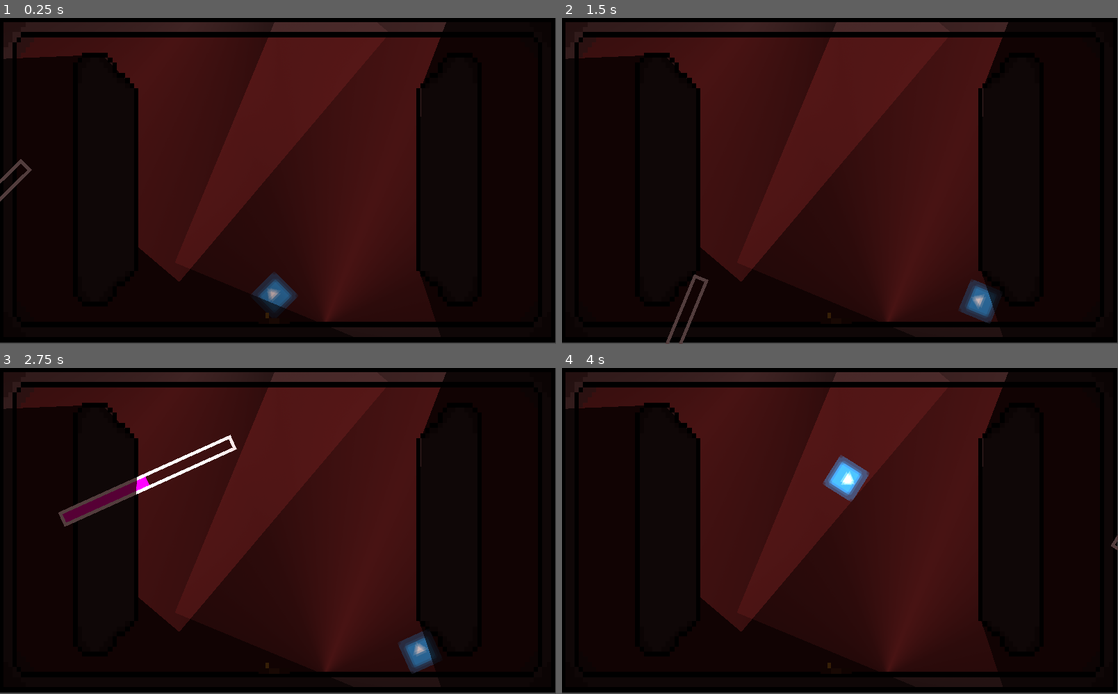
Above: before the commit, frames 1-4 (two rows, left to right).
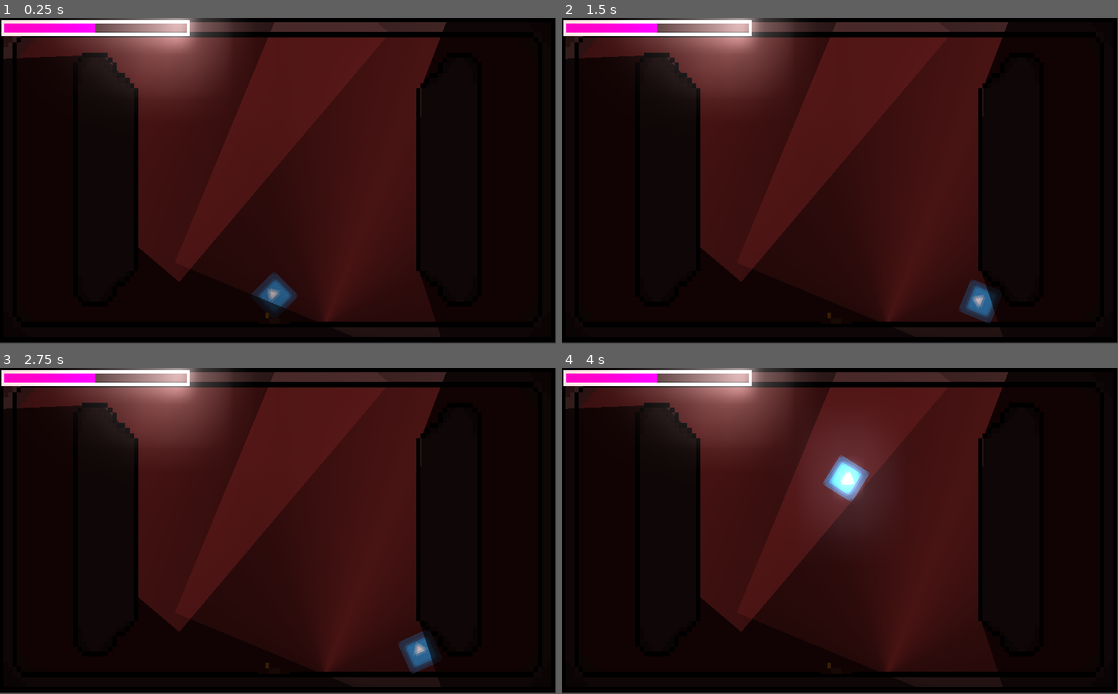
Above: after the commit, the same moments.

Repository: CalvinCoakley/gamejam2
Game: Godot game, scene res://boss.tscn
Two runs of this game, one before a commit and one after it. Both use one fixed random seed, a clock stepped at 60 frames per second and the inputs below. Before the commit the project has no main scene; this scene is started directly in both runs. The engine's default icon, where the game draws it, is replaced by a stand-in: a white triangle on a blue panel in a dark square.
Inputs (mouse positions are in pixels of both pictures, inside the frame that each line leads up to):
- Up to frame 1 (0.25 s): no input
- Up to frame 2 (1.5 s): tap Enter at 0.5 s; move the mouse to (962, 164) at 0.52 s; hold D (right) 0.53-1.28 s; click (962, 164) at 0.67 s; move the mouse to (728, 197) at 1.27 s; hold S (down) from 1.28 s (still down)
- Up to frame 3 (2.75 s): tap Space at 2 s; move the mouse to (333, 459) at 2.02 s; release S (down) at 2.03 s; hold D (right) from 2.03 s (still down)
- Up to frame 4 (4 s): tap Enter at 2.75 s; move the mouse to (812, 596) at 2.77 s; release D (right) at 2.78 s; hold W (up) 2.78-3.53 s; click (812, 596) at 2.92 s; move the mouse to (1006, 579) at 3.52 s; hold A (left) from 3.53 s (still down)

The runs differ from the first frame. In frame 1, 5.8% of the frame differs, in the area x 0-42%, y 0-57%; in frame 2, 6.0%; in frame 3, 6.9%; in frame 4, 7.1%, in the area x 0-100%, y 0-56%.

Commit message:
room updates

Diff:
--- a/blue.tscn
+++ b/blue.tscn
@@ -1,14 +1,10 @@
-[gd_scene load_steps=12 format=2]
+[gd_scene load_steps=11 format=2]
 
 [ext_resource path="res://biggest_door_please_i_beg_you_help_im_locked_in_lottaaxols_basement.png" type="Texture" id=1]
 [ext_resource path="res://scence.gd" type="Script" id=2]
 [ext_resource path="res://Player.tscn" type="PackedScene" id=3]
 [ext_resource path="res://starting_room.png" type="Texture" id=4]
 [ext_resource path="res://theme.tres" type="Theme" id=5]
-[ext_resource path="res://light.png" type="Texture" id=6]
-
-[sub_resource type="RectangleShape2D" id=1]
-extents = Vector2( 14.5, 61.5 )
 
 [sub_resource type="StyleBoxFlat" id=4]
 bg_color = Color( 0.956863, 0.0431373, 0.8, 1 )
@@ -26,6 +22,9 @@
 border_width_bottom = 6
 border_color = Color( 0.996078, 0.988235, 0.988235, 1 )
 
+[sub_resource type="RectangleShape2D" id=1]
+extents = Vector2( 14.5, 61.5 )
+
 [sub_resource type="RectangleShape2D" id=2]
 extents = Vector2( 28, 296.5 )
 
@@ -39,6 +38,18 @@
 position = Vector2( 513.5, 300.5 )
 scale = Vector2( 16.0156, 9.32813 )
 texture = ExtResource( 4 )
+
+[node name="ProgressBar" type="ProgressBar" parent="."]
+margin_left = 3.0
+margin_top = 5.0
+margin_right = 351.0
+margin_bottom = 34.0
+theme = ExtResource( 5 )
+custom_colors/font_color = Color( 0.0431373, 0.764706, 0.956863, 1 )
+custom_styles/fg = SubResource( 4 )
+custom_styles/bg = SubResource( 5 )
+value = 50.0
+percent_visible = false
 
 [node name="StaticBody2D" type="Area2D" parent="."]
 position = Vector2( 948, 301 )
@@ -59,18 +70,6 @@
 
 [node name="Player" parent="." instance=ExtResource( 3 )]
 position = Vector2( 418, 276 )
-
-[node name="ProgressBar" type="ProgressBar" parent="Player"]
-margin_left = -415.0
-margin_top = -271.0
-margin_right = -67.0
-margin_bottom = -242.0
-theme = ExtResource( 5 )
-custom_colors/font_color = Color( 0.0431373, 0.764706, 0.956863, 1 )
-custom_styles/fg = SubResource( 4 )
-custom_styles/bg = SubResource( 5 )
-value = 50.0
-percent_visible = false
 
 [node name="StaticBody2D2" type="StaticBody2D" parent="."]
 
@@ -96,10 +95,5 @@
 position = Vector2( 513, 580 )
 shape = SubResource( 3 )
 
-[node name="Light2D" type="Light2D" parent="."]
-position = Vector2( 261, 345 )
-rotation = -2.37392
-texture = ExtResource( 6 )
-
 [connection signal="area_entered" from="StaticBody2D" to="." method="_on_StaticBody2D_area_entered"]
 [connection signal="body_entered" from="StaticBody2D" to="." method="_on_StaticBody2D_body_entered"]
--- a/boss - Copy.tscn
+++ /dev/null
@@ -1,117 +0,0 @@
-[gd_scene load_steps=12 format=2]
-
-[ext_resource path="res://Player.tscn" type="PackedScene" id=1]
-[ext_resource path="res://biggest_door_please_i_beg_you_help_im_locked_in_lottaaxols_basement.png" type="Texture" id=2]
-[ext_resource path="res://boss_room.png" type="Texture" id=3]
-[ext_resource path="res://theme.tres" type="Theme" id=4]
-
-[sub_resource type="StyleBoxFlat" id=7]
-bg_color = Color( 0.956863, 0.0431373, 0.8, 1 )
-border_width_left = 6
-border_width_top = 6
-border_width_right = 6
-border_width_bottom = 6
-border_color = Color( 0.8, 0.8, 0.8, 0 )
-
-[sub_resource type="StyleBoxFlat" id=8]
-bg_color = Color( 0.6, 0.6, 0.619608, 0 )
-border_width_left = 6
-border_width_top = 6
-border_width_right = 6
-border_width_bottom = 6
-border_color = Color( 0.996078, 0.988235, 0.988235, 1 )
-
-[sub_resource type="RectangleShape2D" id=2]
-extents = Vector2( 6, 28.75 )
-
-[sub_resource type="RectangleShape2D" id=3]
-extents = Vector2( 509.5, 17.5 )
-
-[sub_resource type="RectangleShape2D" id=4]
-extents = Vector2( 14.5, 276.5 )
-
-[sub_resource type="RectangleShape2D" id=5]
-extents = Vector2( 14.5, 276.5 )
-
-[sub_resource type="RectangleShape2D" id=6]
-extents = Vector2( 509.5, 17.5 )
-
-[node name="Node2D" type="Node2D"]
-
-[node name="BossRoom" type="Sprite" parent="."]
-position = Vector2( 511, 297.5 )
-scale = Vector2( 8, 9.35938 )
-texture = ExtResource( 3 )
-
-[node name="Player" parent="." instance=ExtResource( 1 )]
-position = Vector2( 505, 511 )
-
-[node name="ProgressBar" type="ProgressBar" parent="Player"]
-margin_left = -503.0
-margin_top = -507.0
-margin_right = -155.0
-margin_bottom = -478.0
-theme = ExtResource( 4 )
-custom_colors/font_color = Color( 0.0431373, 0.764706, 0.956863, 1 )
-custom_styles/fg = SubResource( 7 )
-custom_styles/bg = SubResource( 8 )
-value = 50.0
-percent_visible = false
-
-[node name="StaticBody2D2" type="Area2D" parent="."]
-position = Vector2( 1124, 1902 )
-__meta__ = {
-"_edit_group_": true
-}
-
-[node name="Sprite" type="Sprite" parent="StaticBody2D2"]
-modulate = Color( 0.976471, 0.988235, 0.988235, 1 )
-position = Vector2( -619, -1349 )
-rotation = -1.5708
-scale = Vector2( 0.476191, 0.311828 )
-texture = ExtResource( 2 )
-
-[node name="CollisionShape2D" type="CollisionShape2D" parent="StaticBody2D2"]
-position = Vector2( -619, -1345 )
-rotation = 1.5708
-shape = SubResource( 2 )
-
-[node name="StaticBody2D4" type="StaticBody2D" parent="."]
-position = Vector2( 1, 0 )
-
-[node name="CollisionShape2D" type="CollisionShape2D" parent="StaticBody2D4"]
-position = Vector2( 510, 580.5 )
-shape = SubResource( 3 )
-
-[node name="StaticBody2D5" type="StaticBody2D" parent="."]
-
-[node name="CollisionShape2D" type="CollisionShape2D" parent="StaticBody2D5"]
-position = Vector2( 15.5, 292.5 )
-shape = SubResource( 4 )
-
-[node name="StaticBody2D6" type="StaticBody2D" parent="."]
-
-[node name="CollisionShape2D" type="CollisionShape2D" parent="StaticBody2D6"]
-position = Vector2( 1007, 296 )
-shape = SubResource( 5 )
-
-[node name="StaticBody2D3" type="StaticBody2D" parent="."]
-position = Vector2( 1, 0 )
-
-[node name="CollisionShape2D" type="CollisionShape2D" parent="StaticBody2D3"]
-position = Vector2( 510.5, 16 )
-shape = SubResource( 6 )
-
-[node name="StaticBody2D" type="StaticBody2D" parent="."]
-position = Vector2( 144, 88 )
-
-[node name="CollisionPolygon2D" type="CollisionPolygon2D" parent="StaticBody2D"]
-polygon = PoolVector2Array( -1, 2, -5, 419, 14, 437, 46, 440, 105, 378, 107, 49, 47, -18, 8, -20 )
-
-[node name="StaticBody2D7" type="StaticBody2D" parent="."]
-position = Vector2( 144, 88 )
-
-[node name="CollisionPolygon2D" type="CollisionPolygon2D" parent="StaticBody2D7"]
-position = Vector2( 734, 419 )
-rotation = 3.14159
-polygon = PoolVector2Array( -1, 2, -5, 419, 14, 437, 46, 440, 105, 378, 107, 49, 47, -18, 8, -20 )
--- a/boss.tscn
+++ b/boss.tscn
@@ -6,8 +6,6 @@
 [ext_resource path="res://theme.tres" type="Theme" id=4]
 [ext_resource path="res://light.png" type="Texture" id=5]
 [ext_resource path="res://scence.gd" type="Script" id=6]
-[ext_resource path="res://envi.tscn" type="PackedScene" id=7]
-[ext_resource path="res://BossRoom.gd" type="Script" id=8]
 
 [sub_resource type="StyleBoxFlat" id=7]
 bg_color = Color( 0.956863, 0.0431373, 0.8, 1 )
@@ -46,30 +44,42 @@
 [sub_resource type="OccluderPolygon2D" id=10]
 polygon = PoolVector2Array( -30.2379, 250.722, -57.2504, 258.68, -80.3905, 249.875, -236.705, -139.985, -235.289, -160.06, -201.496, -175.161, -117.248, -136.491, 4.42285, 172.469 )
 
+[sub_resource type="Environment" id=11]
+background_mode = 4
+background_energy = 3.33
+ambient_light_color = Color( 0.780392, 1, 0, 1 )
+ambient_light_energy = 2.31
+ssao_enabled = true
+ssao_radius = 13.3
+glow_enabled = true
+glow_intensity = 2.18
+glow_blend_mode = 0
+adjustment_enabled = true
+adjustment_saturation = 1.31
+
 [node name="Node2D" type="Node2D"]
 script = ExtResource( 6 )
-entrance_pos = Vector2( 1124, 1902 )
+entrance_pos = Vector2( -620, -1350 )
 
 [node name="BossRoom" type="Sprite" parent="."]
 position = Vector2( 511, 297.5 )
 scale = Vector2( 8, 9.35938 )
 texture = ExtResource( 3 )
-script = ExtResource( 8 )
 
-[node name="Player" parent="." instance=ExtResource( 1 )]
-position = Vector2( 505, 511 )
-
-[node name="ProgressBar" type="ProgressBar" parent="Player"]
-margin_left = -503.0
-margin_top = -507.0
-margin_right = -155.0
-margin_bottom = -478.0
+[node name="ProgressBar" type="ProgressBar" parent="."]
+margin_left = 2.0
+margin_top = 4.0
+margin_right = 350.0
+margin_bottom = 33.0
 theme = ExtResource( 4 )
 custom_colors/font_color = Color( 0.0431373, 0.764706, 0.956863, 1 )
 custom_styles/fg = SubResource( 7 )
 custom_styles/bg = SubResource( 8 )
 value = 50.0
 percent_visible = false
+
+[node name="Player" parent="." instance=ExtResource( 1 )]
+position = Vector2( 505, 511 )
 
 [node name="StaticBody2D2" type="Area2D" parent="."]
 position = Vector2( 1124, 1902 )
@@ -151,4 +161,8 @@
 rotation = 3.14159
 polygon = PoolVector2Array( -1, 2, -5, 419, 14, 437, 46, 440, 105, 378, 107, 49, 47, -18, 8, -20 )
 
-[node name="WorldEnvironment" parent="." instance=ExtResource( 7 )]
+[node name="WorldEnvironment" type="WorldEnvironment" parent="."]
+environment = SubResource( 11 )
+
+[node name="CanvasModulate" type="CanvasModulate" parent="WorldEnvironment"]
+color = Color( 0.313726, 0.25098, 0.25098, 1 )
--- a/chest.tscn
+++ b/chest.tscn
@@ -4,7 +4,7 @@
 [ext_resource path="res://starting_room.png" type="Texture" id=2]
 [ext_resource path="res://biggest_door_please_i_beg_you_help_im_locked_in_lottaaxols_basement.png" type="Texture" id=3]
 [ext_resource path="res://theme.tres" type="Theme" id=4]
-[ext_resource path="res://light.png" type="Texture" id=5]
+[ext_resource path="res://scence.gd" type="Script" id=5]
 
 [sub_resource type="StyleBoxFlat" id=5]
 bg_color = Color( 0.956863, 0.0431373, 0.8, 1 )
@@ -35,26 +35,27 @@
 extents = Vector2( 510.5, 14.5 )
 
 [node name="Node2D" type="Node2D"]
+script = ExtResource( 5 )
 
 [node name="Sprite" type="Sprite" parent="."]
 position = Vector2( 513.5, 300.5 )
 scale = Vector2( 16.0156, 9.32813 )
 texture = ExtResource( 2 )
 
-[node name="Player" parent="." instance=ExtResource( 1 )]
-position = Vector2( 418, 276 )
-
-[node name="ProgressBar" type="ProgressBar" parent="Player"]
-margin_left = -412.0
-margin_top = -271.0
-margin_right = -64.0
-margin_bottom = -242.0
+[node name="ProgressBar" type="ProgressBar" parent="."]
+margin_left = 6.0
+margin_top = 5.0
+margin_right = 354.0
+margin_bottom = 34.0
 theme = ExtResource( 4 )
 custom_colors/font_color = Color( 0.0431373, 0.764706, 0.956863, 1 )
 custom_styles/fg = SubResource( 5 )
 custom_styles/bg = SubResource( 6 )
 value = 50.0
 percent_visible = false
+
+[node name="Player" parent="." instance=ExtResource( 1 )]
+position = Vector2( 418, 276 )
 
 [node name="StaticBody2D" type="Area2D" parent="."]
 position = Vector2( 484, 52 )
@@ -97,8 +98,3 @@
 [node name="CollisionShape2D" type="CollisionShape2D" parent="StaticBody2D5"]
 position = Vector2( 513, 580 )
 shape = SubResource( 4 )
-
-[node name="Light2D" type="Light2D" parent="."]
-position = Vector2( 790, 304 )
-rotation = 2.56533
-texture = ExtResource( 5 )
--- a/green.tscn
+++ b/green.tscn
@@ -1,11 +1,10 @@
-[gd_scene load_steps=18 format=2]
+[gd_scene load_steps=14 format=2]
 
 [ext_resource path="res://biggest_door_please_i_beg_you_help_im_locked_in_lottaaxols_basement.png" type="Texture" id=1]
 [ext_resource path="res://scence.gd" type="Script" id=2]
 [ext_resource path="res://Player.tscn" type="PackedScene" id=3]
 [ext_resource path="res://cover room.png" type="Texture" id=4]
 [ext_resource path="res://theme.tres" type="Theme" id=5]
-[ext_resource path="res://light.png" type="Texture" id=6]
 
 [sub_resource type="RectangleShape2D" id=1]
 extents = Vector2( 8.25, 40.5 )
@@ -33,7 +32,7 @@
 extents = Vector2( 512.5, 14.75 )
 
 [sub_resource type="RectangleShape2D" id=4]
-extents = Vector2( 19.5, 214.25 )
+extents = Vector2( 11, 213.75 )
 
 [sub_resource type="RectangleShape2D" id=5]
 extents = Vector2( 199.75, 47.5 )
@@ -41,18 +40,9 @@
 [sub_resource type="RectangleShape2D" id=6]
 extents = Vector2( 158.5, 127 )
 
-[sub_resource type="OccluderPolygon2D" id=9]
-polygon = PoolVector2Array( -73.4357, 399.109, -104.914, 434.026, -417.449, 137.231, -392.31, 103.216 )
-
-[sub_resource type="OccluderPolygon2D" id=11]
-polygon = PoolVector2Array( 684, 31, 683, 291, 991, 286, 996, 27 )
-
-[sub_resource type="OccluderPolygon2D" id=10]
-polygon = PoolVector2Array( 203, 178, 604, 177, 604, 269, 201, 270 )
-
 [node name="Node2D" type="Node2D"]
 script = ExtResource( 2 )
-entrance_pos = Vector2( 198, 646 )
+entrance_pos = Vector2( -165, -387 )
 
 [node name="Sprite" type="Sprite" parent="."]
 position = Vector2( 511.5, 299 )
@@ -76,20 +66,20 @@
 position = Vector2( 12.25, -1 )
 shape = SubResource( 1 )
 
-[node name="Player" parent="." instance=ExtResource( 3 )]
-position = Vector2( 366, 389 )
-
-[node name="ProgressBar" type="ProgressBar" parent="Player"]
-margin_left = -363.0
-margin_top = -389.0
-margin_right = -15.0
-margin_bottom = -360.0
+[node name="ProgressBar" type="ProgressBar" parent="StaticBody2D"]
+margin_left = -974.0
+margin_top = -468.0
+margin_right = -626.0
+margin_bottom = -439.0
 theme = ExtResource( 5 )
 custom_colors/font_color = Color( 0.0431373, 0.764706, 0.956863, 1 )
 custom_styles/fg = SubResource( 7 )
 custom_styles/bg = SubResource( 8 )
 value = 50.0
 percent_visible = false
+
+[node name="Player" parent="." instance=ExtResource( 3 )]
+position = Vector2( 67, 334 )
 
 [node name="StaticBody2D2" type="Area2D" parent="."]
 position = Vector2( 198, 646 )
@@ -132,7 +122,7 @@
 [node name="StaticBody2D6" type="StaticBody2D" parent="."]
 
 [node name="CollisionShape2D" type="CollisionShape2D" parent="StaticBody2D6"]
-position = Vector2( 104.5, 247.75 )
+position = Vector2( 113, 247.25 )
 shape = SubResource( 4 )
 
 [node name="StaticBody2D7" type="StaticBody2D" parent="."]
@@ -147,27 +137,6 @@
 position = Vector2( 842.5, 153 )
 shape = SubResource( 6 )
 
-[node name="Light2D" type="Light2D" parent="."]
-position = Vector2( 730, 402 )
-rotation = 2.13704
-texture = ExtResource( 6 )
-
-[node name="LightOccluder2D" type="LightOccluder2D" parent="."]
-position = Vector2( 469, 242 )
-rotation = 0.815866
-occluder = SubResource( 9 )
-
-[node name="Light2D2" type="Light2D" parent="."]
-position = Vector2( 469, 242 )
-rotation = 0.815866
-texture = ExtResource( 6 )
-
-[node name="LightOccluder2D3" type="LightOccluder2D" parent="."]
-occluder = SubResource( 11 )
-
-[node name="LightOccluder2D2" type="LightOccluder2D" parent="."]
-occluder = SubResource( 10 )
-
 [connection signal="area_entered" from="StaticBody2D" to="." method="_on_StaticBody2D_area_entered"]
 [connection signal="body_entered" from="StaticBody2D" to="." method="_on_StaticBody2D_body_entered"]
 [connection signal="body_entered" from="StaticBody2D2" to="." method="_on_StaticBody2D2_body_entered"]
--- a/hallway.tscn
+++ b/hallway.tscn
@@ -1,24 +1,10 @@
-[gd_scene load_steps=14 format=2]
+[gd_scene load_steps=12 format=2]
 
 [ext_resource path="res://Player.tscn" type="PackedScene" id=1]
 [ext_resource path="res://biggest_door_please_i_beg_you_help_im_locked_in_lottaaxols_basement.png" type="Texture" id=2]
 [ext_resource path="res://hallway.png" type="Texture" id=3]
 [ext_resource path="res://theme.tres" type="Theme" id=4]
 [ext_resource path="res://scence.gd" type="Script" id=5]
-[ext_resource path="res://light.png" type="Texture" id=6]
-[ext_resource path="res://envi.tscn" type="PackedScene" id=7]
-
-[sub_resource type="RectangleShape2D" id=1]
-extents = Vector2( 6, 28.75 )
-
-[sub_resource type="RectangleShape2D" id=2]
-extents = Vector2( 6, 28.75 )
-
-[sub_resource type="RectangleShape2D" id=3]
-extents = Vector2( 508, 80 )
-
-[sub_resource type="RectangleShape2D" id=4]
-extents = Vector2( 14, 139.5 )
 
 [sub_resource type="StyleBoxFlat" id=5]
 bg_color = Color( 0.956863, 0.0431373, 0.8, 1 )
@@ -36,8 +22,41 @@
 border_width_bottom = 6
 border_color = Color( 0.996078, 0.988235, 0.988235, 1 )
 
+[sub_resource type="RectangleShape2D" id=1]
+extents = Vector2( 6, 28.75 )
+
+[sub_resource type="RectangleShape2D" id=2]
+extents = Vector2( 6, 28.75 )
+
+[sub_resource type="RectangleShape2D" id=3]
+extents = Vector2( 508, 80 )
+
+[sub_resource type="RectangleShape2D" id=4]
+extents = Vector2( 14, 139.5 )
+
 [node name="Node2D" type="Node2D"]
 script = ExtResource( 5 )
+entrance_pos = Vector2( -621, -1350 )
+
+[node name="Hallway" type="Sprite" parent="."]
+position = Vector2( 509.5, 298 )
+scale = Vector2( 7.99219, 9.34375 )
+texture = ExtResource( 3 )
+
+[node name="ProgressBar" type="ProgressBar" parent="."]
+margin_left = 3.0
+margin_top = 2.0
+margin_right = 351.0
+margin_bottom = 31.0
+theme = ExtResource( 4 )
+custom_colors/font_color = Color( 0.0431373, 0.764706, 0.956863, 1 )
+custom_styles/fg = SubResource( 5 )
+custom_styles/bg = SubResource( 6 )
+value = 50.0
+percent_visible = false
+
+[node name="Player" parent="." instance=ExtResource( 1 )]
+position = Vector2( 102, 257 )
 
 [node name="StaticBody2D" type="Area2D" parent="."]
 position = Vector2( 1284, 1485 )
@@ -95,33 +114,3 @@
 [node name="CollisionShape2D" type="CollisionShape2D" parent="StaticBody2D6"]
 position = Vector2( 1008, 299 )
 shape = SubResource( 4 )
-
-[node name="Hallway" type="Sprite" parent="."]
-position = Vector2( 509.5, 298 )
-scale = Vector2( 7.99219, 9.34375 )
-texture = ExtResource( 3 )
-
-[node name="Player" parent="." instance=ExtResource( 1 )]
-position = Vector2( 102, 257 )
-
-[node name="ProgressBar" type="ProgressBar" parent="Player"]
-margin_left = -99.0
-margin_top = -255.0
-margin_right = 249.0
-margin_bottom = -226.0
-theme = ExtResource( 4 )
-custom_colors/font_color = Color( 0.0431373, 0.764706, 0.956863, 1 )
-custom_styles/fg = SubResource( 5 )
-custom_styles/bg = SubResource( 6 )
-value = 50.0
-percent_visible = false
-
-[node name="WorldEnvironment" parent="." instance=ExtResource( 7 )]
-
-[node name="Light2D" type="Light2D" parent="."]
-position = Vector2( 275, 336 )
-rotation = -0.978484
-texture = ExtResource( 6 )
-energy = 1.58
-mode = 2
-shadow_enabled = true
--- a/low cover.tscn
+++ b/low cover.tscn
@@ -1,10 +1,10 @@
-[gd_scene load_steps=15 format=2]
+[gd_scene load_steps=14 format=2]
 
 [ext_resource path="res://Player.tscn" type="PackedScene" id=1]
 [ext_resource path="res://low-cover room.png" type="Texture" id=2]
 [ext_resource path="res://biggest_door_please_i_beg_you_help_im_locked_in_lottaaxols_basement.png" type="Texture" id=3]
 [ext_resource path="res://theme.tres" type="Theme" id=4]
-[ext_resource path="res://light.png" type="Texture" id=5]
+[ext_resource path="res://scence.gd" type="Script" id=5]
 
 [sub_resource type="RectangleShape2D" id=1]
 extents = Vector2( 7.5, 40.5 )
@@ -40,10 +40,9 @@
 [sub_resource type="RectangleShape2D" id=6]
 extents = Vector2( 15.75, 79.75 )
 
-[sub_resource type="OccluderPolygon2D" id=9]
-polygon = PoolVector2Array( 185.892, 250.308, 209.614, 267.108, 131.511, 401.026, 99.5426, 386.227 )
-
 [node name="Node2D" type="Node2D"]
+script = ExtResource( 5 )
+entrance_pos = Vector2( -164, -387 )
 
 [node name="Sprite" type="Sprite" parent="."]
 position = Vector2( 514, 302 )
@@ -83,20 +82,20 @@
 position = Vector2( -163.5, -386.5 )
 shape = SubResource( 2 )
 
-[node name="Player" parent="." instance=ExtResource( 1 )]
-position = Vector2( 418, 276 )
-
-[node name="ProgressBar" type="ProgressBar" parent="Player"]
-margin_left = -415.0
-margin_top = -273.0
-margin_right = -67.0
-margin_bottom = -244.0
+[node name="ProgressBar" type="ProgressBar" parent="."]
+margin_left = 3.0
+margin_top = 3.0
+margin_right = 351.0
+margin_bottom = 32.0
 theme = ExtResource( 4 )
 custom_colors/font_color = Color( 0.0431373, 0.764706, 0.956863, 1 )
 custom_styles/fg = SubResource( 7 )
 custom_styles/bg = SubResource( 8 )
 value = 50.0
 percent_visible = false
+
+[node name="Player" parent="." instance=ExtResource( 1 )]
+position = Vector2( 79, 253 )
 
 [node name="StaticBody2D3" type="StaticBody2D" parent="."]
 
@@ -131,23 +130,3 @@
 [node name="CollisionShape2D" type="CollisionShape2D" parent="StaticBody2D7"]
 position = Vector2( 487, 485 )
 shape = SubResource( 6 )
-
-[node name="Light2D" type="Light2D" parent="."]
-position = Vector2( 841, 307 )
-rotation = -3.69458
-texture = ExtResource( 5 )
-
-[node name="LightOccluder2D" type="LightOccluder2D" parent="."]
-position = Vector2( 183, 287 )
-rotation = -0.54734
-occluder = SubResource( 9 )
-
-[node name="LightOccluder2D2" type="LightOccluder2D" parent="."]
-position = Vector2( 181, -89 )
-rotation = -0.54734
-occluder = SubResource( 9 )
-
-[node name="Light2D2" type="Light2D" parent="."]
-position = Vector2( 183, 287 )
-rotation = -6.83053
-texture = ExtResource( 5 )
--- a/project.godot
+++ b/project.godot
@@ -11,12 +11,12 @@
 [application]
 
 config/name="GMTK2022"
+run/main_scene="res://title screen.tscn"
 config/icon="res://icon.png"
 
 [autoload]
 
 Global="*res://Global.gd"
-Music="*res://music.tscn"
 
 [display]
 
--- a/red.tscn
+++ b/red.tscn
@@ -1,11 +1,9 @@
-[gd_scene load_steps=15 format=2]
+[gd_scene load_steps=10 format=2]
 
 [ext_resource path="res://corridor.png" type="Texture" id=1]
 [ext_resource path="res://scence.gd" type="Script" id=2]
 [ext_resource path="res://Player.tscn" type="PackedScene" id=3]
 [ext_resource path="res://biggest_door_please_i_beg_you_help_im_locked_in_lottaaxols_basement.png" type="Texture" id=4]
-[ext_resource path="res://light.png" type="Texture" id=5]
-[ext_resource path="res://envi.tscn" type="PackedScene" id=6]
 
 [sub_resource type="RectangleShape2D" id=1]
 extents = Vector2( 6, 28.75 )
@@ -22,17 +20,9 @@
 [sub_resource type="RectangleShape2D" id=5]
 extents = Vector2( 133.5, 115 )
 
-[sub_resource type="OccluderPolygon2D" id=6]
-polygon = PoolVector2Array( -42.2847, 451.147, -85.9461, 385.301, 229.125, 165.752, 277.028, 239.598, -29.0262, 445.743 )
-
-[sub_resource type="OccluderPolygon2D" id=7]
-polygon = PoolVector2Array( 158, 107, 246, 106, 247, 495, 166, 491 )
-
-[sub_resource type="OccluderPolygon2D" id=8]
-polygon = PoolVector2Array( 986, 408, 729, 408, 725, 493, 639, 485, 639, 100, 723, 103, 724, 180, 992, 180 )
-
 [node name="Node2D" type="Node2D"]
 script = ExtResource( 2 )
+entrance_pos = Vector2( -621, -1350 )
 
 [node name="Sprite" type="Sprite" parent="."]
 position = Vector2( 511, 303 )
@@ -40,10 +30,13 @@
 texture = ExtResource( 1 )
 
 [node name="Player" parent="." instance=ExtResource( 3 )]
-position = Vector2( 602, 345 )
+position = Vector2( 85, 224 )
 
 [node name="StaticBody2D" type="Area2D" parent="."]
 position = Vector2( 1285, 1653 )
+__meta__ = {
+"_edit_group_": true
+}
 
 [node name="Sprite" type="Sprite" parent="StaticBody2D"]
 modulate = Color( 0.996078, 0.996078, 0.996078, 1 )
@@ -118,29 +111,6 @@
 position = Vector2( 860.5, 295 )
 shape = SubResource( 5 )
 
-[node name="Light2D" type="Light2D" parent="."]
-position = Vector2( 266, 232 )
-rotation = -0.861351
-texture = ExtResource( 5 )
-
-[node name="LightOccluder2D" type="LightOccluder2D" parent="."]
-position = Vector2( 743, 391 )
-rotation = 2.16897
-occluder = SubResource( 6 )
-
-[node name="Light2D2" type="Light2D" parent="."]
-position = Vector2( 743, 391 )
-rotation = 2.16897
-texture = ExtResource( 5 )
-
-[node name="LightOccluder2D2" type="LightOccluder2D" parent="."]
-occluder = SubResource( 7 )
-
-[node name="LightOccluder2D" type="LightOccluder2D" parent="LightOccluder2D2"]
-occluder = SubResource( 8 )
-
-[node name="WorldEnvironment" parent="." instance=ExtResource( 6 )]
-
 [connection signal="area_entered" from="StaticBody2D" to="." method="_on_StaticBody2D_area_entered"]
 [connection signal="body_entered" from="StaticBody2D" to="." method="_on_StaticBody2D_body_entered"]
 [connection signal="body_entered" from="StaticBody2D2" to="." method="_on_StaticBody2D2_body_entered"]
Not shown, changed: .mono/metadata/ide_messaging_meta.txt
Not shown: 1 places in boss.tscn that only renumber resources
